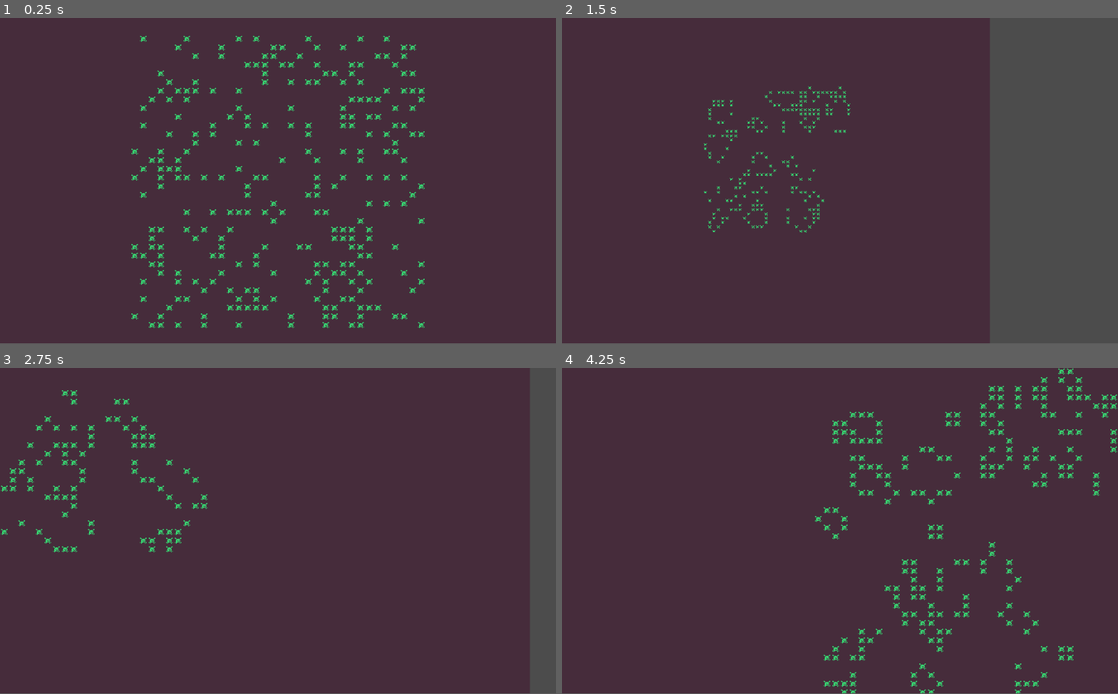
Above: before the commit, frames 1-4 (two rows, left to right).
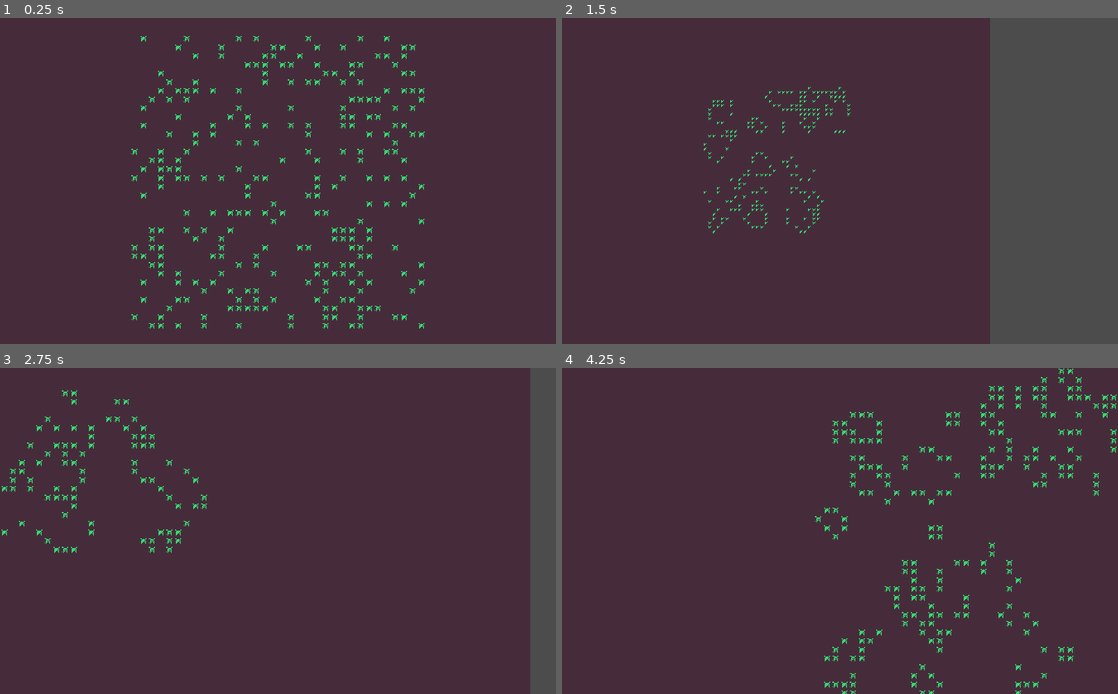
Above: after the commit, the same moments.

Repository: FoboCasteR/godot-gof
Game: Godot game, scene res://Main.tscn
Same seed, same stepped clock (60 frames per second), same inputs: the game is played once before the commit and once after it.
Inputs (mouse positions are in pixels of both pictures, inside the frame that each line leads up to):
- Up to frame 1 (0.25 s): no input
- Up to frame 2 (1.5 s): move the mouse to (962, 164) at 0.52 s; hold D (move_right) 0.53-1.28 s; hold = (zoom_in) 0.53-1.28 s; tap Space (ui_select) at 0.77 s; move the mouse to (728, 197) at 1.27 s; hold S (move_down) from 1.28 s (still down); tap - (zoom_out) at 1.35 s
- Up to frame 3 (2.75 s): tap Space (ui_select) at 1.52 s; move the mouse to (333, 459) at 2.02 s; release S (move_down) at 2.03 s; hold D (move_right) from 2.03 s (still down); hold = (zoom_in) from 2.03 s (still down)
- Up to frame 4 (4.25 s): move the mouse to (812, 596) at 2.77 s; release D (move_right) at 2.78 s; release = (zoom_in) at 2.78 s; hold W (move_up) 2.78-3.53 s; tap - (zoom_out) at 2.85 s; tap Space (ui_select) at 3.02, 3.77 s; move the mouse to (1006, 579) at 3.52 s; hold A (move_left) from 3.53 s (still down); hold = (zoom_in) from 3.53 s (still down)
The window is 800x468 before the commit and 800x469 after it. Grey fills any space a smaller window leaves; there, only what the larger window draws over its background counts as a difference.

The runs differ from the first frame. In frame 1, 3.0% of the frame differs, in the area x 23-77%, y 5-96%; in frame 2, 0.8%; in frame 3, 0.9%; in frame 4, 2.4%.

Commit message:
Fix flickering lines between tiles
Ref: https://docs.godotengine.org/en/3.4/tutorials/2d/using_tilemaps.html#tips-and-tricks

Diff:
--- a/project.godot
+++ b/project.godot
@@ -13,6 +13,10 @@
 config/name="GameOfLife"
 run/main_scene="res://Main.tscn"
 config/icon="res://icon.png"
+
+[display]
+
+window/stretch/mode="2d"
 
 [input]
 
@@ -61,4 +65,5 @@
 
 [rendering]
 
+2d/snapping/use_gpu_pixel_snap=true
 environment/default_environment="res://default_env.tres"
